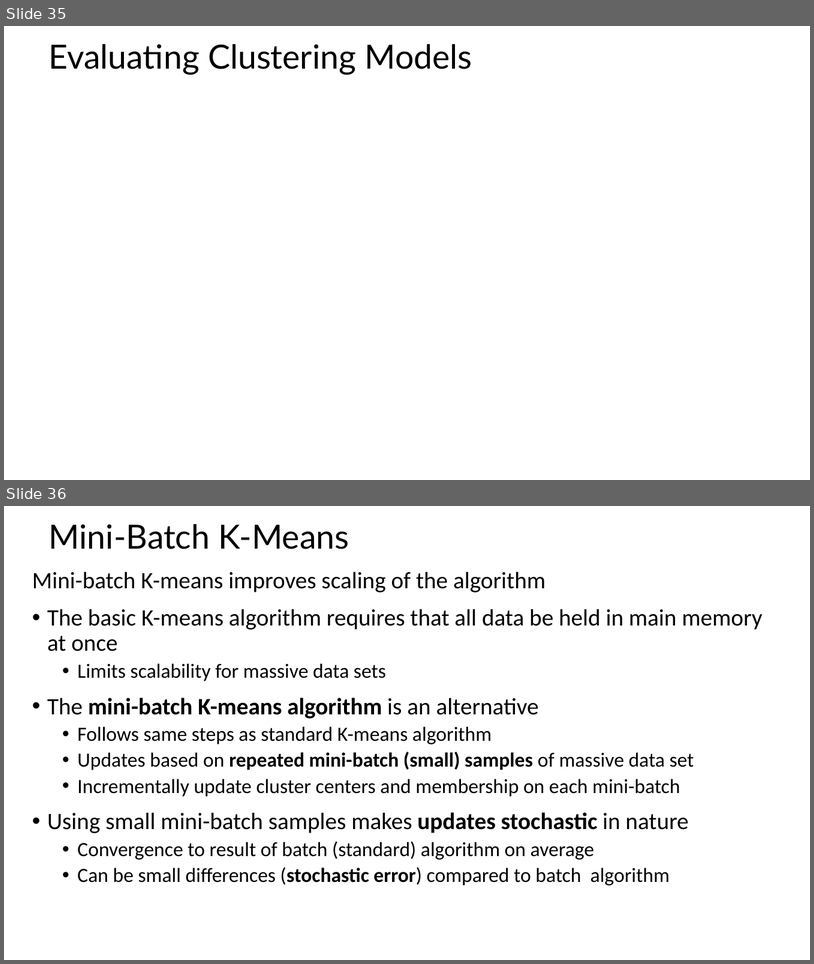
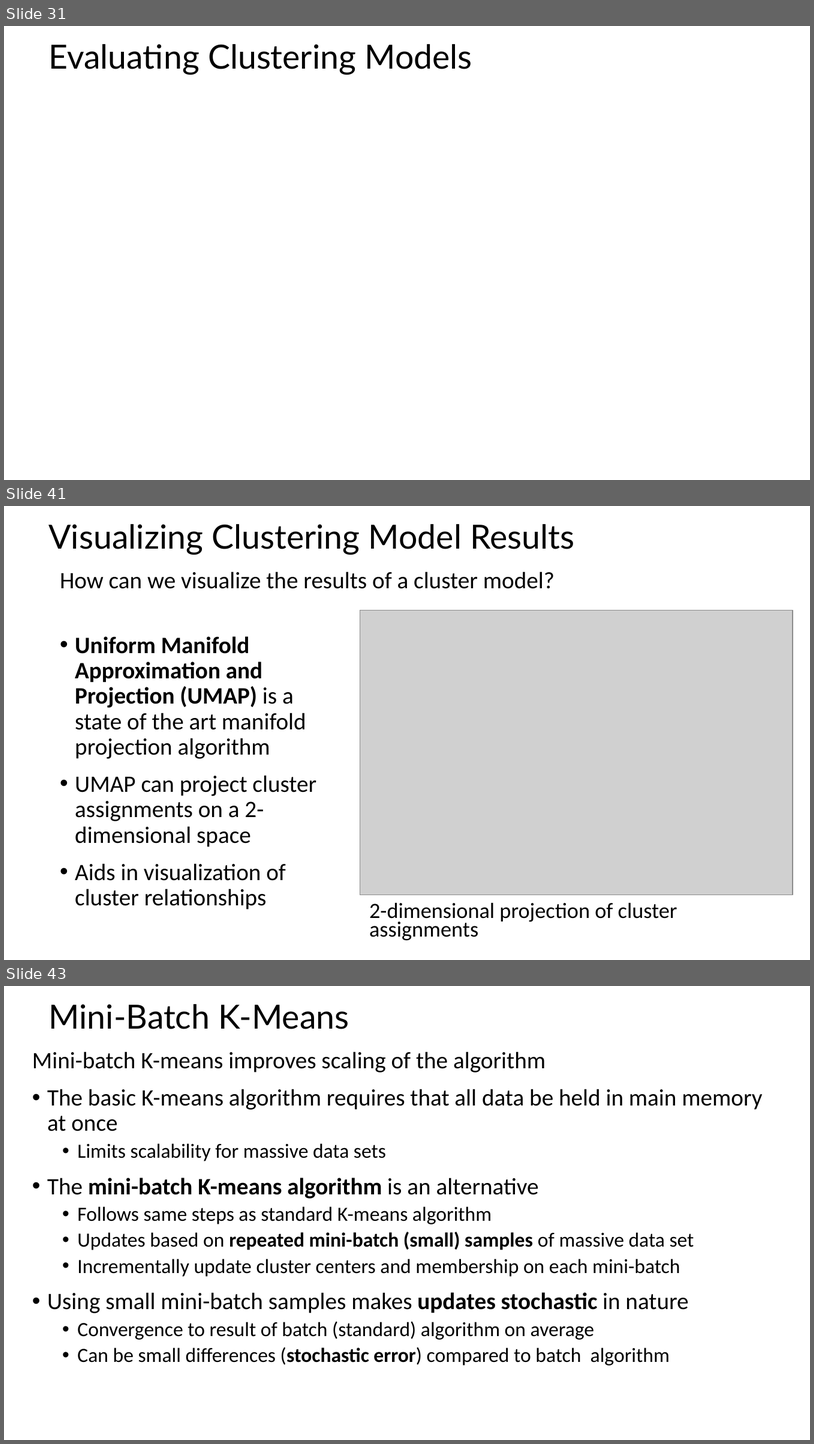
Before and after one commit to StephenElston/CSCI-E-108, a slide deck: slides/9_IntroductionToClustering_Part1.pptx. Shown one above the other, each under a label of ours: slides 35 and 36 before the commit, slides 31, 41 and 43 after it; the slides between them are not shown. The pictures are 814x964 and 814x1444 pixels, drawn with LibreOffice and Linux fonts; fonts in the diff are those of the drawing; grey boxes stand for pictures. Boxes give left, top, right and bottom in pixels: in the first picture for what was removed or moved away, otherwise in the second. Text is boxed around its words. In the diff, an @@ line names an element or a change of style, - is before the commit and + after.

```diff
--- a/slides/9_IntroductionToClustering_Part1.pptx
+++ b/slides/9_IntroductionToClustering_Part1.pptx
@@ slide 41 added at [4,506,810,960], background #FFFFFF @@
@@ title added at [48,524,575,555], 39.6 pt, text #000000 @@
+Visualizing Clustering Model Results
@@ text added at [60,571,555,589], 28 pt, text #000000 @@
+How can we visualize the results of a cluster model?
@@ picture added at [360,610,794,895] @@
@@ text added at [75,636,317,909], 28 pt, text #000000 @@
+• Uniform Manifold Approximation and Projection (UMAP) is a state of the art manifold projection algorithm
+• UMAP can project cluster assignments on a 2-dimensional space
+• Aids in visualization of cluster relationships
@@ text added at [369,902,678,940], 25.9 pt, text #000000 @@
+2-dimensional projection of cluster assignments
@@ what was slide 35 is now slide 31 @@
@@ what was slide 36 is now slide 43 @@
```
Also in this commit, not shown: 12 slides changed, 12 other slides added.
